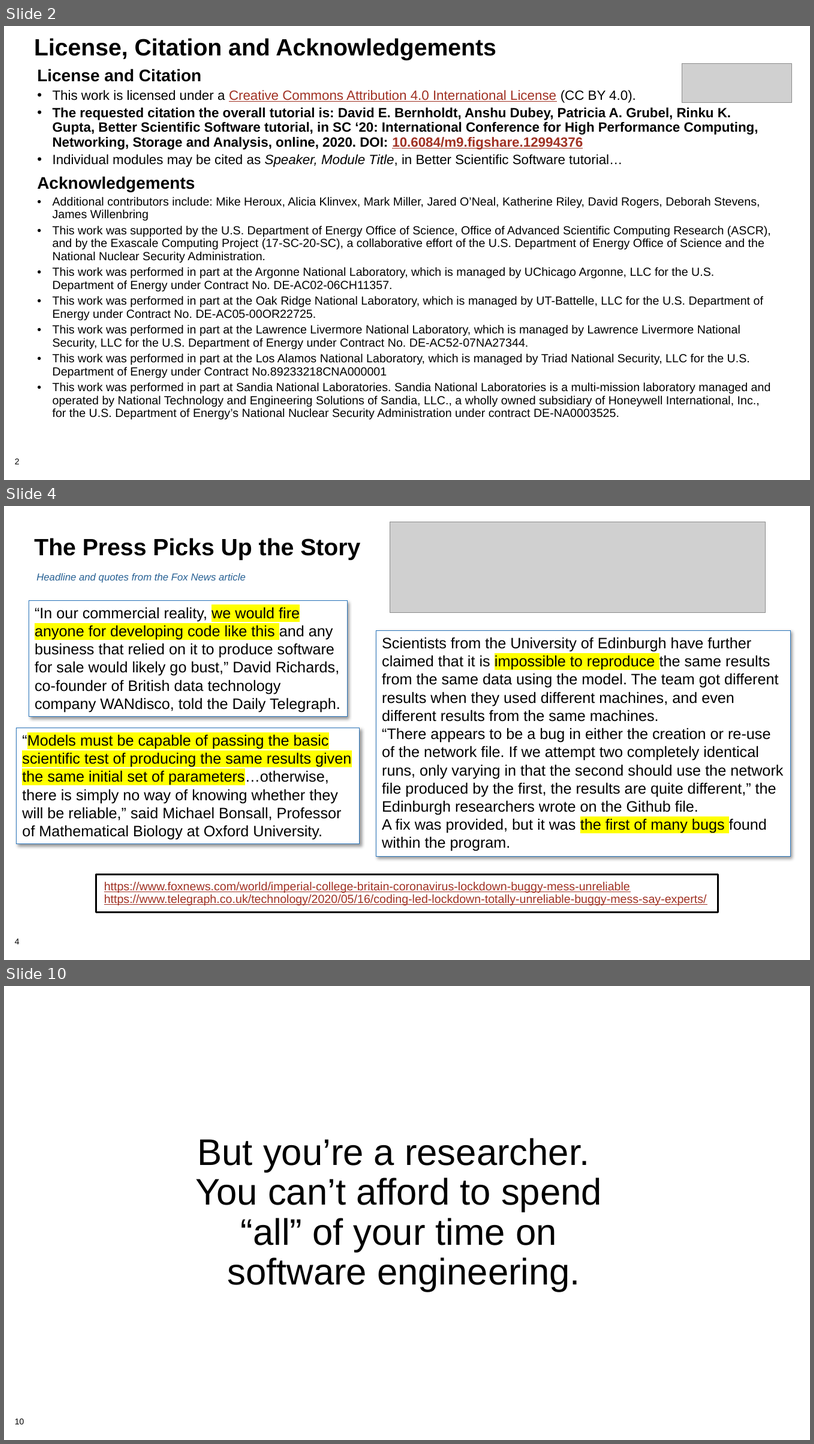
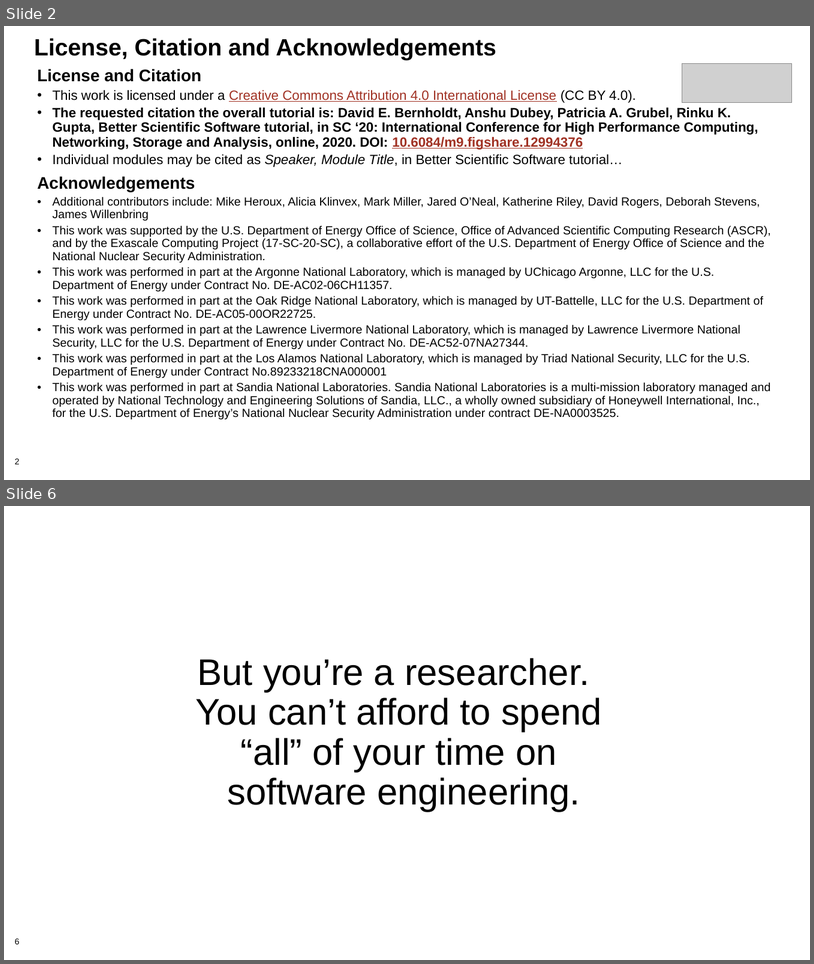
Before and after one commit to bssw-tutorial/presentations, a slide deck: final-presentations/2021-04-12-ecpam/05-summary.pptx. Shown one above the other, each under a label of ours: slides 2, 4 and 10 before the commit, slides 2 and 6 after it; the slides between them are not shown. The pictures are 814x1444 and 814x964 pixels, drawn with LibreOffice and Linux fonts; fonts in the diff are those of the drawing; grey boxes stand for pictures; background and template pictures are left out. Boxes give left, top, right and bottom in pixels: in the first picture for what was removed or moved away, otherwise in the second. Text is boxed around its words. In the diff, an @@ line names an element or a change of style, - is before the commit and + after.

```diff
--- a/final-presentations/2021-04-12-ecpam/05-summary.pptx
+++ b/final-presentations/2021-04-12-ecpam/05-summary.pptx
@@ slide 4 removed at (4,506,810,960), background #FFFFFF; not listed: 1 template element that a slide beside it also shows @@
@@ picture removed at (390,522,765,612) @@
@@ title removed at (34,538,360,560) @@
-The Press Picks Up the Story
@@ text removed at (36,573,246,583) @@
-Headline and quotes from the Fox News article
@@ rectangle removed at (29,600,348,717) @@
-“In our commercial reality, we would fire anyone for developing code like this and any business that relied on it to produce software for sale would likely go bust,” David Richards, co-founder of British data technology company WANdisco, told the Daily Telegraph.
@@ rectangle removed at (376,631,791,857) @@
-Scientists from the University of Edinburgh have further claimed that it is impossible to reproduce the same results from the same data using the model. The team got different results when they used different machines, and even different results from the same machines.
-“There appears to be a bug in either the creation or re-use of the network file. If we attempt two completely identical runs, only varying in that the second should use the network file produced by the first, the results are quite different,” the Edinburgh researchers wrote on the Github file.
-A fix was provided, but it was the first of many bugs found within the program.
@@ rectangle removed at (16,727,360,844) @@
-“Models must be capable of passing the basic scientific test of producing the same results given the same initial set of parameters…otherwise, there is simply no way of knowing whether they will be reliable,” said Michael Bonsall, Professor of Mathematical Biology at Oxford University.
@@ rectangle removed at (96,874,718,912) @@
-https://www.foxnews.com/world/imperial-college-britain-coronavirus-lockdown-buggy-mess-unreliable
-https://www.telegraph.co.uk/technology/2020/05/16/coding-led-lockdown-totally-unreliable-buggy-mess-say-experts/
@@ what was slide 10 is now slide 6 @@
@@ page number at (15,938,20,944): text changed @@
-10
+6
```
Also in this commit, not shown: 4 slides changed, 1 slide added, 4 other slides removed.
